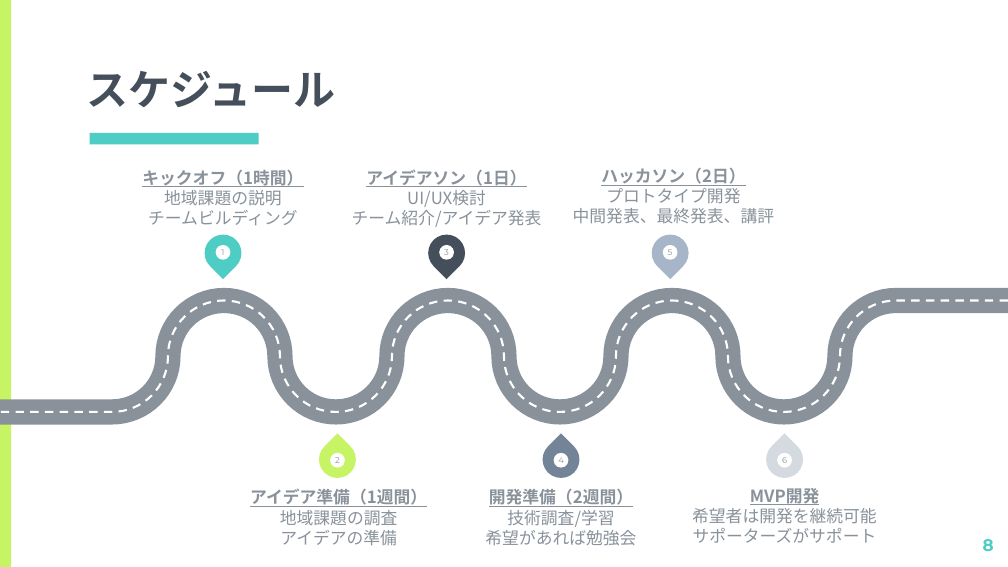
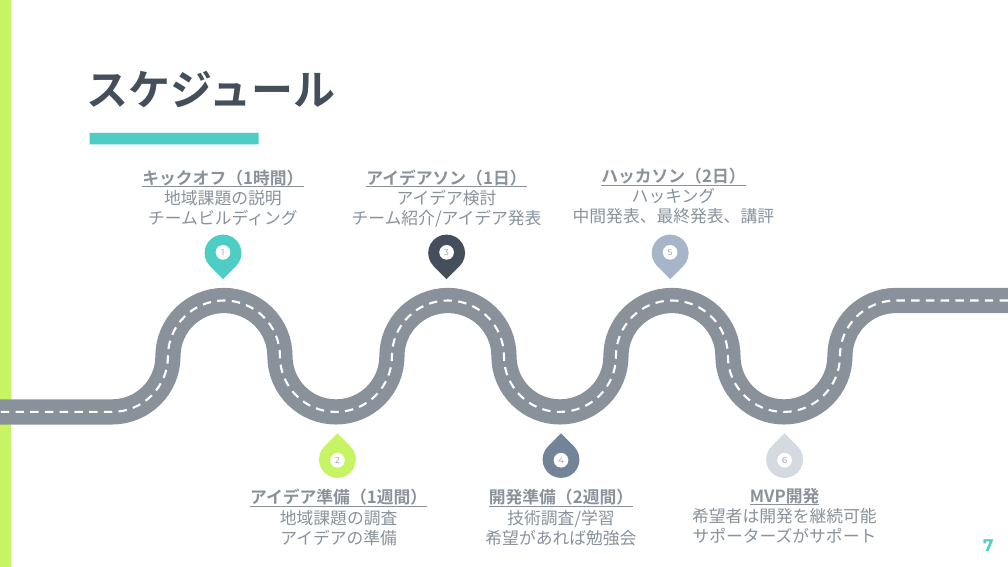
Before and after one commit to kiyohome/wacchi, a slide deck: slide 7 of 2021/ITで地域課題を解決しよう.pptx (slide 8 before the commit). Drawn at 1008x567 pixels with LibreOffice and Linux fonts; fonts in the diff are those of the drawing. Boxes give left, top, right and bottom in pixels: in the first picture for what was removed or moved away, otherwise in the second. Text is boxed around its words. In the diff, an @@ line names an element or a change of style, - is before the commit and + after.

```diff
--- a/2021/ITで地域課題を解決しよう.pptx
+++ b/2021/ITで地域課題を解決しよう.pptx
@@ text at [397,190,497,205]: text changed @@
-UI/UX検討
+アイデア検討
@@ text at [632,185,715,203]: text changed @@
-プロトタイプ開発
+ハッキング
@@ page number at [983,539,993,551]: text changed @@
-8
+7
```
Also in this commit, not shown: 9 other slides changed, 4 slides added, 5 slides removed, 1 other file.
